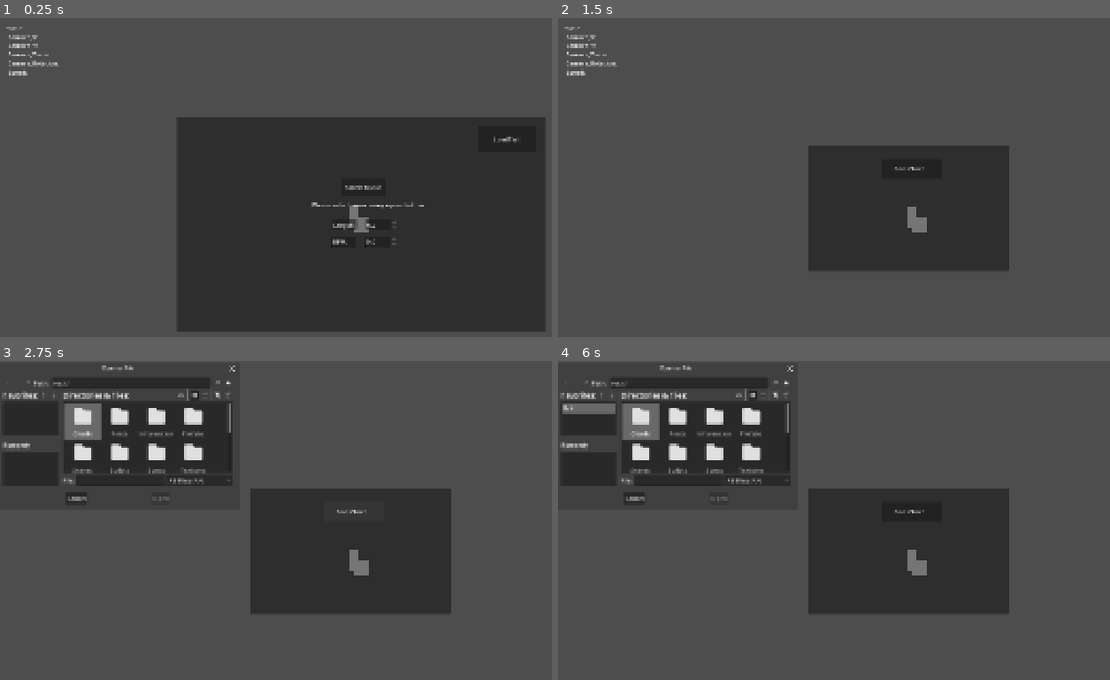
Above: before the commit, frames 1-4 (two rows, left to right).
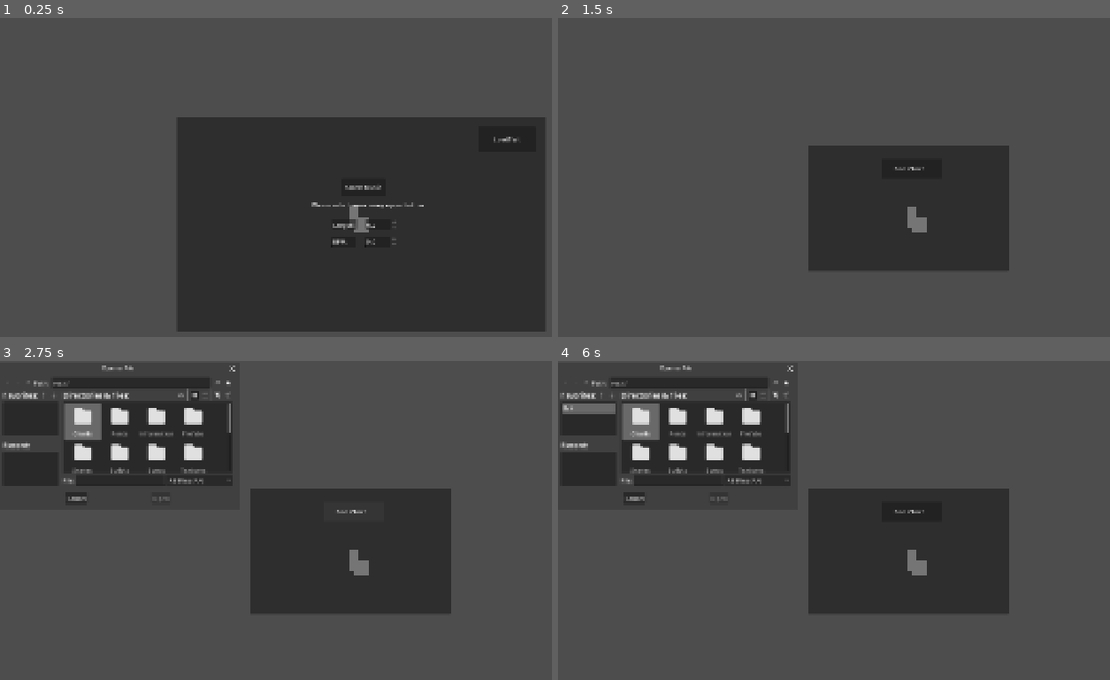
Above: after the commit, the same moments.

Repository: junu192857/Vexatonic-dash-2
Game: Godot game, scene res://Scenes/Editor.tscn
Same seed, same stepped clock (60 frames per second), same inputs: the game is played once before the commit and once after it. This scene is started directly instead of the project's main scene.
Inputs (mouse positions are in pixels of both pictures, inside the frame that each line leads up to):
- Up to frame 1 (0.25 s): no input
- Up to frame 2 (1.5 s): tap Enter at 0.5, 0.6 s; move the mouse to (1065, 196) at 0.52 s; hold Right 0.53-1.25 s; click (1065, 196) at 0.67 s; tap Space at 0.77 s; click "LoadTest" at 1.25 s
- Up to frame 3 (2.75 s): click "Find Chart..." at 2 s
- Up to frame 4 (6 s): click (679, 479) at 2.77 s; type "12" at 2.85 s; click (585, 383) at 3.5 s; click (585, 383) at 4.25 s; click (778, 383) at 5 s; click (784, 383) at 5.75 s

The runs differ from the first frame. In frame 1, 0.3% of the frame differs, in the area x 1-11%, y 2-19%; in frame 2, 0.3%; in frame 3, less than 0.1%; in frame 4, less than 0.1%.

Commit message:
Vex 채보를 조금더 만듦

Diff:
--- a/vexatonic-dash-2/Scenes/Editor.tscn
+++ b/vexatonic-dash-2/Scenes/Editor.tscn
@@ -745,6 +745,7 @@
 text = "Finish"
 
 [node name="IngameStatusHolder" type="Control" parent="CanvasLayer" unique_id=1014779688]
+visible = false
 layout_mode = 3
 anchors_preset = 0
 offset_right = 40.0
--- a/vexatonic-dash-2/Scripts/Editor/EditorManager.gd
+++ b/vexatonic-dash-2/Scripts/Editor/EditorManager.gd
@@ -370,7 +370,7 @@
 				if pressing_keys["shift"]:
 					y = lane_start_pos.y
 				elif pressing_keys["c"]:
-					y =  get_trigger_process_at_time(PositionCalculator.get_time_from_posx(snapped_x)).x
+					y =  get_trigger_process_at_time(PositionCalculator.get_time_from_posx(snapped_x)).camera_y
 				else:
 					y = mouse_pos.y
 				preview.set_data(lane_start_pos, Vector2(snapped_x, y))
@@ -496,7 +496,7 @@
 			if pressing_keys["shift"]:
 				y = lane_start_pos.y
 			elif pressing_keys["c"]:
-				y = get_trigger_process_at_time(PositionCalculator.get_time_from_posx(snapped_x)).x
+				y = get_trigger_process_at_time(PositionCalculator.get_time_from_posx(snapped_x)).camera_y
 			else:
 				y = mouse_pos.y
 			my_preview.set_data(lane_start_pos, Vector2(snapped_x, y))
@@ -632,7 +632,7 @@
 					elif next_connector:
 						adjusted_y = next_connector.end_keyframe.kf.y
 				elif pressing_keys["c"]:
-					adjusted_y = get_trigger_process_at_time(PositionCalculator.get_time_from_posx(snapped_x)).x
+					adjusted_y = get_trigger_process_at_time(PositionCalculator.get_time_from_posx(snapped_x)).camera_y
 				else:
 					adjusted_y = mouse_pos.y
 				var new_keyframe = Keyframe.new(PositionCalculator.get_time_from_posx(snapped_x), adjusted_y)
@@ -1625,29 +1625,34 @@
 	if (music_playing):
 		var current_time = musicPlayer.get_playback_position() * 1000
 		music_bar.global_position.x = PositionCalculator.get_posx_from_time(current_time)
-		var trigger_vector2 = get_trigger_process_at_time(current_time)
-		camera_range.set_bounds(get_camera_bounds_at(current_time, trigger_vector2))
-		set_ingame_status(current_time, trigger_vector2)
-
-func set_ingame_status(time: float, trigger_vector2: Vector3):
+		var trigger_status = get_trigger_process_at_time(current_time)
+		camera_range.set_bounds(get_camera_bounds_at(current_time, trigger_status))
+		set_ingame_status(current_time, trigger_status)
+
+func set_ingame_status(time: float, status: TriggerStatus):
 	ingameStatusHolder.get_node("TimeText").text = "Time: %.2f" % time
-	ingameStatusHolder.get_node("CameraYText").text = "Camera_Y(pos_y): %.2f" % trigger_vector2.x
-	ingameStatusHolder.get_node("CameraZoomText").text = "Camera_Zoom: %.2f" % trigger_vector2.y
-	ingameStatusHolder.get_node("CameraXText").text = "Camera_X(ms): %.2f" % trigger_vector2.z
-
-func get_camera_bounds_at(time: float, trigger_vector: Vector3) -> Rect2:
+	ingameStatusHolder.get_node("CameraYText").text = "Camera_Y(pos_y): %.2f" % status.camera_y
+	ingameStatusHolder.get_node("CameraZoomText").text = "Camera_Zoom: %.2f" % status.camera_zoom
+	ingameStatusHolder.get_node("CameraXText").text = "Camera_X(ms): %.2f" % status.camera_x
+	ingameStatusHolder.get_node("CameraRotationText").text = "Camera_Rotation: %.2f" % status.camera_rotation
+	ingameStatusHolder.get_node("SpeedText").text = "Speed: %.2f" % status.speed
+
+func get_camera_bounds_at(time: float, status: TriggerStatus) -> Rect2:
 	var vp = get_viewport_rect().size
-	var vp_w = vp.x / trigger_vector.y
-	var vp_h = vp.y / trigger_vector.y
-	var effective_time = time + trigger_vector.z
+	var vp_w = vp.x / status.camera_zoom
+	var vp_h = vp.y / status.camera_zoom
+	var effective_time = time + status.camera_x
 	var center_x = PositionCalculator.get_posx_from_time(effective_time) + vp_w * 0.3
-	return Rect2(center_x - vp_w * 0.5, trigger_vector.x - vp_h * 0.5, vp_w, vp_h)
-
-#return: (delta_y, zoom, delta_time) 형태의 Vector3
-func get_trigger_process_at_time(time: float) -> Vector3:
+	return Rect2(center_x - vp_w * 0.5, status.camera_y - vp_h * 0.5, vp_w, vp_h)
+
+# 특정 시점의 카메라/속도 트리거 반영 상태를 TriggerStatus로 반환
+func get_trigger_process_at_time(time: float) -> TriggerStatus:
 	var delta_y = 0.0
 	var zoom = 1.0
 	var delta_time = 0.0
+	var delta_rotation = 0.0
+	var speed = 1.0
+	var speed_start = -1.0
 	for tr in levelData.triggers:
 		if time < tr.start:
 			continue
@@ -1659,7 +1664,14 @@
 				delta_time += tr.c * progress
 			Trigger.TYPE.Move:
 				delta_y += tr.c * progress
-	return Vector3(delta_y, zoom, delta_time)
+			Trigger.TYPE.Rotate:
+				delta_rotation += tr.c * progress
+			Trigger.TYPE.Speed:
+				# Speed는 변화량이 아니라 절댓값 반영이므로, 가장 최근(시작 시각이 큰) 트리거 값을 그대로 사용
+				if tr.start >= speed_start:
+					speed = tr.c
+					speed_start = tr.start
+	return TriggerStatus.new(delta_y, zoom, delta_time, delta_rotation, speed)
 
 func set_target_lane(p_target_lane: Lane):
 	target_lane = p_target_lane
--- /dev/null
+++ b/vexatonic-dash-2/Scripts/Editor/TriggerStatus.gd
@@ -0,0 +1,15 @@
+class_name TriggerStatus
+# 에디터 재생 중 특정 시점의 카메라/속도 트리거 반영 상태 (IngameStatusHolder 표시용)
+
+var camera_y: float
+var camera_zoom: float
+var camera_x: float
+var camera_rotation: float
+var speed: float
+
+func _init(p_camera_y: float = 0.0, p_camera_zoom: float = 1.0, p_camera_x: float = 0.0, p_camera_rotation: float = 0.0, p_speed: float = 1.0) -> void:
+	camera_y = p_camera_y
+	camera_zoom = p_camera_zoom
+	camera_x = p_camera_x
+	camera_rotation = p_camera_rotation
+	speed = p_speed
Not shown, changed: vexatonic-dash-2/Charts/Melodiniq/Vex.txt
Not shown, added: vexatonic-dash-2/Scripts/Editor/TriggerStatus.gd.uid
